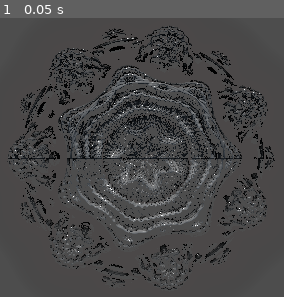
Above: before the commit, frame 1.
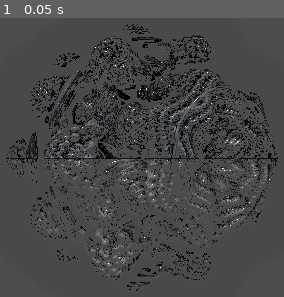
Above: after the commit, the same moment.

Repository: kiwijuice56/gd-fractals
Game: Godot game, scene res://main.tscn
The game is run twice, just before and just after one commit, with the same random seed, the same clock (stepped at 60 frames per second) and the same inputs.
Inputs:
- Up to frame 1 (0.05 s): no input

The runs differ from the first frame. In frame 1, 26% of the frame differs, in the area x 2-98%, y 2-98%.

Commit message:
Marcher refactoring

Diff:
--- a/main.tscn
+++ b/main.tscn
@@ -5,6 +5,7 @@
 [node name="Main" type="Node"]
 
 [node name="RenderingPlane" parent="." node_paths=PackedStringArray("camera") instance=ExtResource("1_ig7tw")]
+transform = Transform3D(0.8660254, 0, 0.5, 0, 1, 0, -0.5, 0, 0.8660254, 0, 0, 0)
 camera = NodePath("../MirrorCamera")
 
 [node name="MirrorCamera" type="Camera3D" parent="."]
--- a/project.godot
+++ b/project.godot
@@ -14,3 +14,7 @@
 run/main_scene="uid://bmmi6fbli5q4t"
 config/features=PackedStringArray("4.6", "Forward Plus")
 config/icon="res://icon.svg"
+
+[rendering]
+
+shader_compiler/shader_cache/enabled=false
--- a/rendering/raymarcher.gdshader
+++ b/rendering/raymarcher.gdshader
@@ -33,15 +33,16 @@
 
 // Updated by script only
 group_uniforms internal;
-instance uniform vec3 _frac_pos = vec3(0.0);
 uniform float _fov = 86.0;
 uniform mat3 _cam_mat = mat3(0.0); // Camera basis matrix
-uniform float _aspect_ratio = 1.0;
-instance uniform float scale = 1.0;
-instance uniform vec3 rotation;
+
+// Transform of the fractal object
+instance uniform vec3 _position = vec3(0.0);
+instance uniform float _scale = 1.0;
+instance uniform vec3 _rotation;
 
 void vertex() {
-	// Billboard Mode: Enabled
+	// Make the rendering plane a billboard
 	MODELVIEW_MATRIX = VIEW_MATRIX * mat4(
 			MAIN_CAM_INV_VIEW_MATRIX[0],
 			MAIN_CAM_INV_VIEW_MATRIX[1],
@@ -58,39 +59,40 @@
 	vec4 albedo_color;
 };
 
+// Rotation functions
+
 mat3 rotation_x(float angle) {
-    float s = sin(angle);
-    float c = cos(angle);
-    return mat3(
-        vec3(1.0, 0.0, 0.0),
-        vec3(0.0, c, -s),
-        vec3(0.0, s, c)
-    );
+	float s = sin(angle);
+	float c = cos(angle);
+	return mat3(
+		vec3(1.0, 0.0, 0.0),
+		vec3(0.0, c, -s),
+		vec3(0.0, s, c)
+	);
 }
 
 mat3 rotation_y(float angle) {
-    float s = sin(angle);
-    float c = cos(angle);
-    return mat3(
-        vec3(c, 0.0, s),
-        vec3(0.0, 1.0, 0.0),
-        vec3(-s, 0.0, c)
-    );
+	float s = sin(angle);
+	float c = cos(angle);
+	return mat3(
+		vec3(c, 0.0, s),
+		vec3(0.0, 1.0, 0.0),
+		vec3(-s, 0.0, c)
+	);
 }
 
 mat3 rotation_z(float angle) {
-    float s = sin(angle);
-    float c = cos(angle);
-    return mat3(
-        vec3(c, -s, 0.0),
-        vec3(s, c, 0.0),
-        vec3(0.0, 0.0, 1.0)
-    );
-}
-
-// Combine XYZ
+	float s = sin(angle);
+	float c = cos(angle);
+	return mat3(
+		vec3(c, -s, 0.0),
+		vec3(s, c, 0.0),
+		vec3(0.0, 0.0, 1.0)
+	);
+}
+
 vec3 rotate_xyz(vec3 p, vec3 angles) {
-    return rotation_z(angles.z) * rotation_y(angles.y) * rotation_x(angles.x) * p;
+	return rotation_z(angles.z) * rotation_y(angles.y) * rotation_x(angles.x) * p;
 }
 
 // Returns distance estimate to fractal
@@ -98,9 +100,9 @@
 // http://blog.hvidtfeldts.net/index.php/2011/09/distance-estimated-3d-fractals-v-the-mandelbulb-different-de-approximations/
 // https://iquilezles.org/articles/ftrapsgeometric/
 float mandelbulb_DE(vec3 p, inout vec3 collision_info) {
-	p -= _frac_pos;
-	p = rotate_xyz(p, rotation);
-	p *= scale;
+	p -= _position;
+	p = rotate_xyz(p, _rotation);
+	p /= _scale;
 
 	vec3 z = p;
 	float dr = 1.0;
@@ -131,7 +133,7 @@
 	}
 	// Divide by arbitrary value
 	collision_info.r *= color_intensity;
-	return (0.5 * log(r) * r/dr) / scale;
+	return (0.5 * log(r) * r/dr) * _scale;
 }
 
 // Returns a vec4 of the color and distance to the closest object as rgba respectively
@@ -180,7 +182,8 @@
 	// Take the pixel position (UV) and convert it into a ray based on the camera's orientation
 	vec3 ray_pos = CAMERA_POSITION_WORLD;
 	vec2 uv = SCREEN_UV;
-	float px = _aspect_ratio * (2.0 * uv.x - 1.0) * tan(_fov * PI / 360.0);
+	float aspect_ratio = VIEWPORT_SIZE.x / VIEWPORT_SIZE.y;
+	float px = aspect_ratio * (2.0 * uv.x - 1.0) * tan(_fov * PI / 360.0);
 	float py = (1.0 - 2.0 * uv.y) * tan(_fov * PI / 360.0);
 	vec3 ray_dir = vec3(px, py, -1);
 	ray_dir = _cam_mat * normalize(ray_dir);
@@ -193,7 +196,7 @@
 		int iter = march(ray_pos, ray_dir, collider_id, collision_info);
 
 		// If we iterated up to the maximum amount of times and still haven't collided,
-		// we probably escaped any objects
+		// we probably escaped any objects; Apply some glow based on the closest distance we reached
 		if (iter == max_iter) {
 			pixel_color = mix(glow_color, clear_color, clamp(pow(collision_info.g, 2) / glow_distance, 0.0, 1.0));
 			break;
--- a/rendering/rendering_plane.gd
+++ b/rendering/rendering_plane.gd
@@ -4,7 +4,13 @@
 @export var camera: Camera3D
 
 func _process(_delta: float) -> void:
-	set_instance_shader_parameter("_frac_pos", global_position)
-	material_override.set_shader_parameter("_fov", camera.fov)
-	material_override.set_shader_parameter("_cam_mat", camera.global_transform.basis)
-	material_override.set_shader_parameter("_aspect_ratio", float(get_window().size.x) / get_window().size.y)
+	set_instance_shader_parameter("_position", global_position)
+	set_instance_shader_parameter("_scale", scale.x) # Assumes uniform scaling
+	set_instance_shader_parameter("_rotation", rotation)
+
+	var target_camera: Camera3D = camera
+	if not is_instance_valid(target_camera):
+		target_camera = EditorInterface.get_editor_viewport_3d(0).get_camera_3d()
+
+	material_override.set_shader_parameter("_fov", target_camera.fov)
+	material_override.set_shader_parameter("_cam_mat", target_camera.global_transform.basis)
--- a/rendering/rendering_plane.tscn
+++ b/rendering/rendering_plane.tscn
@@ -19,20 +19,20 @@
 shader_parameter/specular_color = Color(1, 1, 1, 1)
 shader_parameter/specular_ratio = 1.0
 shader_parameter/clear_color = Color(0, 0, 0, 0)
-shader_parameter/_fov = 75.0
-shader_parameter/_cam_mat = Basis(1, 0, 0, 0, 1, 0, 0, 0, 1)
-shader_parameter/_aspect_ratio = 1.6551724137931034
+shader_parameter/_fov = 70.01
+shader_parameter/_cam_mat = Basis(0.87758255, -0.22984886, 0.42073548, 0, 0.87758255, 0.47942555, -0.47942555, -0.4207355, 0.77015114)
 
 [sub_resource type="PlaneMesh" id="PlaneMesh_n23bp"]
-size = Vector2(4, 4)
+size = Vector2(8, 8)
 orientation = 2
 
 [node name="RenderingPlane" type="MeshInstance3D"]
 material_override = SubResource("ShaderMaterial_wqimk")
-instance_shader_parameters/_frac_pos = Vector3(0, 0, 0)
+instance_shader_parameters/_position = Vector3(0, 0, 0)
+instance_shader_parameters/_rotation = Vector3(0, 0, 0)
+instance_shader_parameters/_scale = 1.0
 instance_shader_parameters/fractal_color1 = Color(1, 1, 1, 1)
 instance_shader_parameters/fractal_color2 = Color(1, 1, 1, 1)
 instance_shader_parameters/glow_color = Color(0.25, 0.1725, 0.1725, 0.14509805)
-instance_shader_parameters/rotation = Vector3(0, 0, 0)
 mesh = SubResource("PlaneMesh_n23bp")
 script = ExtResource("2_wqimk")
